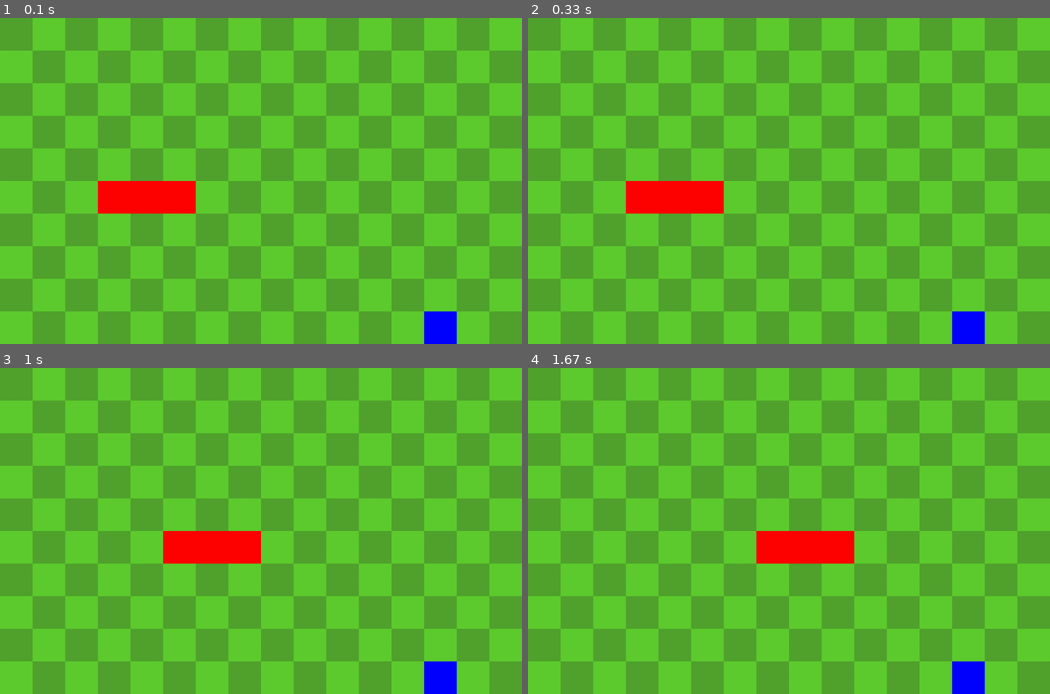
Above: before the commit, frames 1-4 (two rows, left to right).
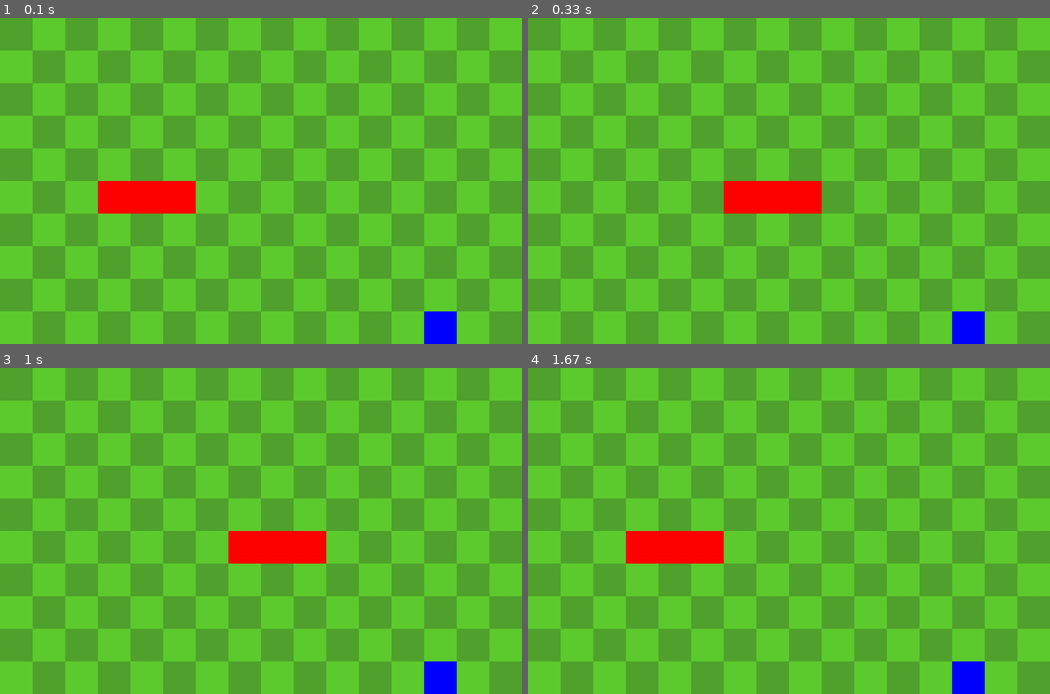
Above: after the commit, the same moments.

Repository: KizzleMcBizzle/Snake-pygame
Game: pygame game, started from code/main.py
Two runs of this game, one before a commit and one after it. Both use one fixed random seed, a clock stepped at 60 frames per second and the inputs below.
Inputs:
- Up to frame 1 (0.1 s): no input
- Up to frame 2 (0.33 s): no input
- Up to frame 3 (1 s): hold Esc 0.33-0.8 s; hold Right 0.33-0.8 s; hold Esc from 0.83 s (still down); hold Right from 0.83 s (still down)
- Up to frame 4 (1.67 s): release Esc at 1.3 s; release Right at 1.3 s

Frame 1 is identical in both runs. In frame 2, 3.8% of the frame differs, in the area x 18-57%, y 50-61%; in frame 3, 2.5%; in frame 4, 3.8%, in the area x 18-63%, y 50-61%.

Commit message:
updated pause functionality

Diff:
--- a/code/main.py
+++ b/code/main.py
@@ -8,6 +8,7 @@
         pygame.init()
         self.display_surface = pygame.display.set_mode((window_width, window_height))
         pygame.display.set_caption('Snake')
+        self.game_paused = False
 
         #game objects
 
@@ -58,18 +59,22 @@
 
     def run(self):
         while True:
-            keys = pygame.key.get_pressed()
             for event in pygame.event.get():
                 if event.type == pygame.QUIT:
                     pygame.quit()
                     exit()
-                if event.type == self.update_timer and self.game_active:
+                if event.type == self.update_timer and self.game_active and not self.game_paused:
                     self.snake.update()
+                if event.type == pygame.KEYDOWN:
+                    if event.key == pygame.K_ESCAPE:
+                        self.game_paused = not self.game_paused
 
-                if event.type == pygame.KEYDOWN and not self.game_active:
-                    self.game_active = True
-                if keys[pygame.K_ESCAPE]:
-                    self.game_active = not self.game_active
+            keys = pygame.key.get_pressed()
+            if not self.game_active:
+                self.game_active = True
+
+            #updates
+            self.input()
 
             #updates
             self.input()
